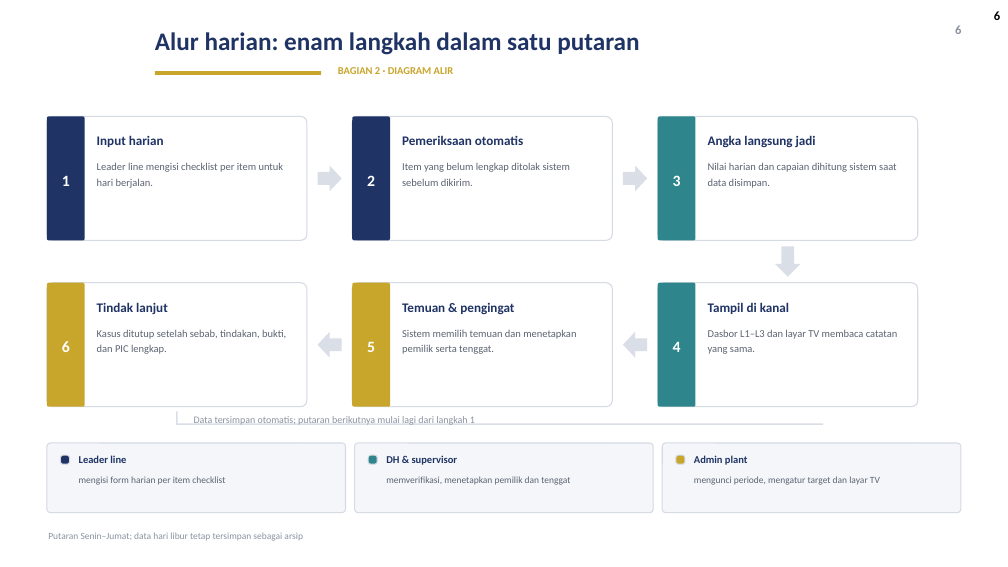
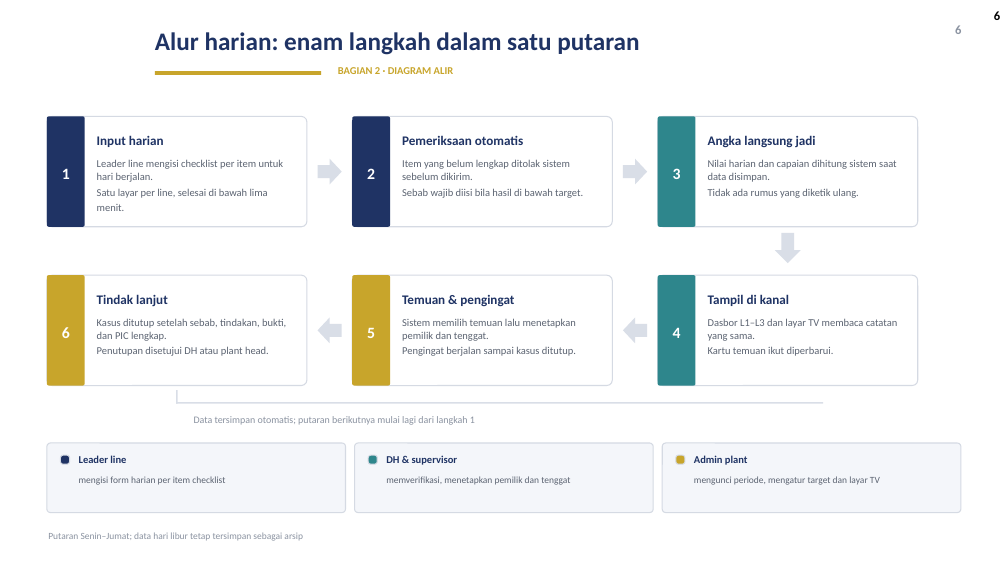
Before and after one commit to GalaxyDust/DailyMonitoringSystem_App, a slide deck: slide 6 of docs/DMS_Digitalisasi_v1.pptx. Drawn at 1008x567 pixels with LibreOffice and Linux fonts; fonts in the diff are those of the drawing; background and template pictures are left out. Boxes give left, top, right and bottom in pixels: in the first picture for what was removed or moved away, otherwise in the second. Text is boxed around its words. In the diff, an @@ line names an element or a change of style, - is before the commit and + after.

```diff
--- a/docs/DMS_Digitalisasi_v1.pptx
+++ b/docs/DMS_Digitalisasi_v1.pptx
@@ rounded rectangle: place and size @@
-rounded rectangle at [47,116,307,240]
+rounded rectangle at [47,116,307,227]
@@ rounded rectangle: place and size @@
-rounded rectangle at [47,116,85,240]
+rounded rectangle at [47,116,85,227]
@@ rounded rectangle: place and size @@
-rounded rectangle at [352,116,613,240]
+rounded rectangle at [352,116,613,227]
@@ rounded rectangle: place and size @@
-rounded rectangle at [352,116,390,240]
+rounded rectangle at [352,116,390,227]
@@ rounded rectangle: place and size @@
-rounded rectangle at [658,116,918,240]
+rounded rectangle at [658,116,918,227]
@@ rounded rectangle: place and size @@
-rounded rectangle at [658,116,696,240]
+rounded rectangle at [658,116,696,227]
@@ text at [97,159,284,211]: text changed @@
-Leader line mengisi checklist per item untuk hari berjalan.
+Leader line mengisi checklist per item untuk hari berjalan.
+Satu layar per line, selesai di bawah lima menit.
@@ text at [402,159,583,198]: text changed @@
-Item yang belum lengkap ditolak sistem sebelum dikirim.
+Item yang belum lengkap ditolak sistem sebelum dikirim.
+Sebab wajib diisi bila hasil di bawah target.
@@ 6 texts, 2 right arrows: place and size @@
-6 texts, 2 right arrows at [62,166,789,315]
+6 texts, 2 right arrows at [62,159,789,307]
@@ text at [708,159,897,198]: text changed @@
-Nilai harian dan capaian dihitung sistem saat data disimpan.
+Nilai harian dan capaian dihitung sistem saat data disimpan.
+Tidak ada rumus yang diketik ulang.
@@ rounded rectangle: place and size @@
-rounded rectangle at [47,283,307,407]
+rounded rectangle at [47,275,307,386]
@@ rounded rectangle: place and size @@
-rounded rectangle at [47,283,85,407]
+rounded rectangle at [47,275,85,386]
@@ rounded rectangle: place and size @@
-rounded rectangle at [352,283,613,407]
+rounded rectangle at [352,275,613,386]
@@ rounded rectangle: place and size @@
-rounded rectangle at [352,283,390,407]
+rounded rectangle at [352,275,390,386]
@@ rounded rectangle: place and size @@
-rounded rectangle at [658,283,918,407]
+rounded rectangle at [658,275,918,386]
@@ rounded rectangle: place and size @@
-rounded rectangle at [658,283,696,407]
+rounded rectangle at [658,275,696,386]
@@ text at [97,319,286,356]: text changed @@
-Kasus ditutup setelah sebab, tindakan, bukti, dan PIC lengkap.
+Kasus ditutup setelah sebab, tindakan, bukti, dan PIC lengkap.
+Penutupan disetujui DH atau plant head.
@@ 3 texts, 2 left arrows, 1 down arrow: place and size @@
-3 texts, 2 left arrows, 1 down arrow at [62,247,801,358]
+3 texts, 2 left arrows, 1 down arrow at [62,233,801,343]
@@ text at [402,318,576,356]: text changed @@
-Sistem memilih temuan dan menetapkan pemilik serta tenggat.
+Sistem memilih temuan lalu menetapkan pemilik dan tenggat.
+Pengingat berjalan sampai kasus ditutup.
@@ text at [708,318,897,356]: text changed @@
-Dasbor L1–L3 dan layar TV membaca catatan yang sama.
+Dasbor L1–L3 dan layar TV membaca catatan yang sama.
+Kartu temuan ikut diperbarui.
@@ rectangle: place and size @@
-rectangle at [176,423,823,425]
+rectangle at [176,402,823,404]
@@ rectangle: place and size @@
-rectangle at [176,411,178,425]
+rectangle at [176,390,178,404]
```
Also in this commit, not shown: 9 other slides changed, 1 slide added, 1 slide removed, 1 other file.
